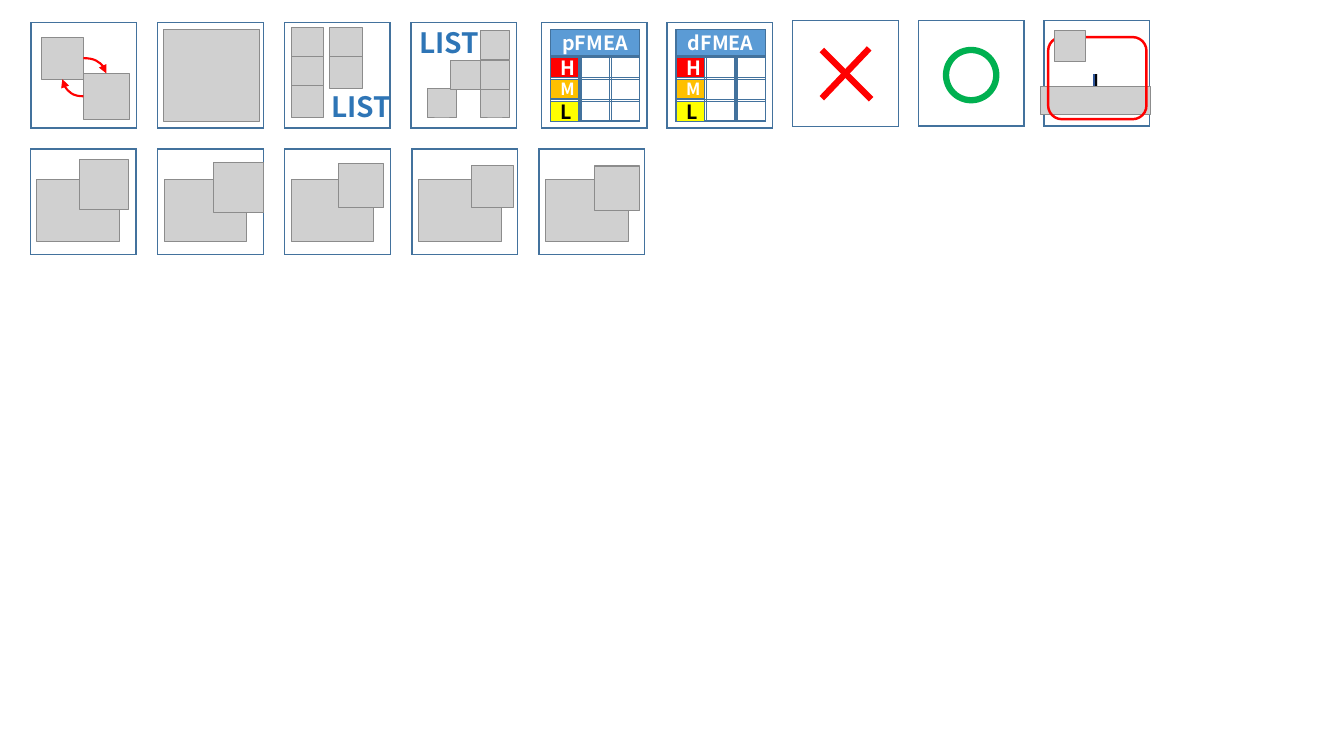
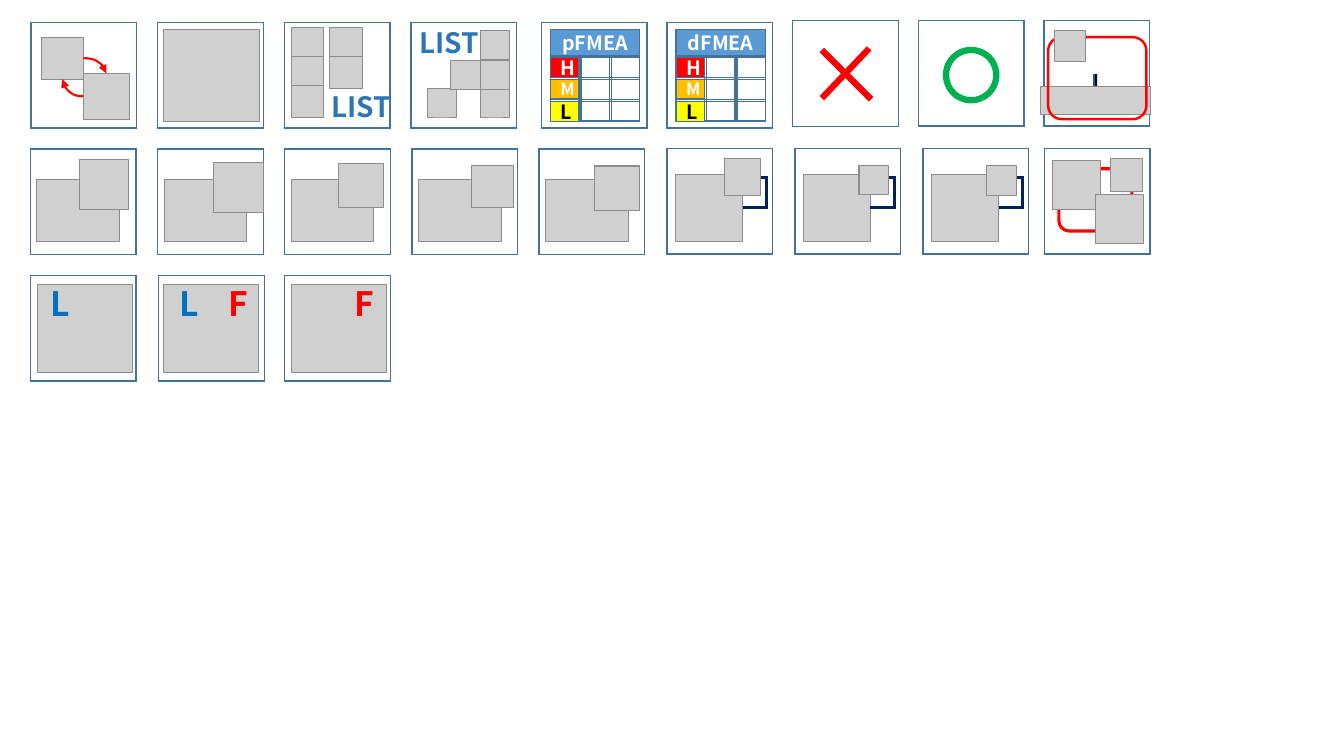
Before and after one commit to hyunsoo-vin-lee/icon, a slide deck: slide 1 of icon.pptx. Drawn at 1344x756 pixels with LibreOffice and Linux fonts; fonts in the diff are those of the drawing; grey boxes stand for pictures; background and template pictures are left out. Boxes give left, top, right and bottom in pixels: in the first picture for what was removed or moved away, otherwise in the second. Text is boxed around its words. In the diff, an @@ line names an element or a change of style, - is before the commit and + after.

```diff
--- a/icon.pptx
+++ b/icon.pptx
@@ rectangle added at (x1=667, y1=148, x2=773, y2=254), outline #43739E 1 pt @@
@@ rectangle added at (x1=796, y1=148, x2=901, y2=254), outline #43739E 1 pt @@
@@ rectangle added at (x1=924, y1=148, x2=1029, y2=254), outline #43739E 1 pt @@
@@ rectangle added at (x1=1045, y1=148, x2=1150, y2=254), outline #43739E 1 pt @@
@@ picture added at (x1=676, y1=174, x2=743, y2=242) @@
@@ picture added at (x1=725, y1=159, x2=761, y2=196) @@
@@ elbow line added from (743, 208) to (761, 177), #002060 2.25 pt @@
@@ picture added at (x1=804, y1=174, x2=871, y2=242) @@
@@ picture added at (x1=859, y1=165, x2=888, y2=195) @@
@@ elbow line added from (871, 208) to (889, 177), #002060 2.25 pt @@
@@ picture added at (x1=932, y1=174, x2=999, y2=242) @@
@@ picture added at (x1=987, y1=166, x2=1016, y2=196) @@
@@ elbow line added from (999, 208) to (1017, 177), #002060 2.25 pt @@
@@ picture added at (x1=1053, y1=160, x2=1101, y2=209) @@
@@ rounded rectangle added at (x1=1060, y1=168, x2=1132, y2=231), outline #FF0000 2.25 pt @@
@@ picture added at (x1=1110, y1=159, x2=1142, y2=192) @@
@@ picture added at (x1=1095, y1=195, x2=1143, y2=243) @@
@@ rectangle added at (x1=30, y1=275, x2=136, y2=381), outline #43739E 1 pt @@
@@ picture added at (x1=37, y1=284, x2=132, y2=373) @@
@@ text added at (x1=51, y1=281, x2=70, y2=316), 24 pt, text #0070C0, bold @@
+L
@@ rectangle added at (x1=159, y1=275, x2=265, y2=381), outline #43739E 1 pt @@
@@ picture added at (x1=163, y1=284, x2=258, y2=373) @@
@@ text added at (x1=179, y1=281, x2=198, y2=316), 24 pt, text #0070C0, bold @@
+L
@@ text added at (x1=229, y1=281, x2=249, y2=316), 24 pt, text #FF0000, bold @@
+F
@@ rectangle added at (x1=284, y1=275, x2=390, y2=381), outline #43739E 1 pt @@
@@ picture added at (x1=291, y1=284, x2=386, y2=373) @@
@@ text added at (x1=355, y1=281, x2=375, y2=316), 24 pt, text #FF0000, bold @@
+F
```
Also in this commit, not shown: 9 other files.
